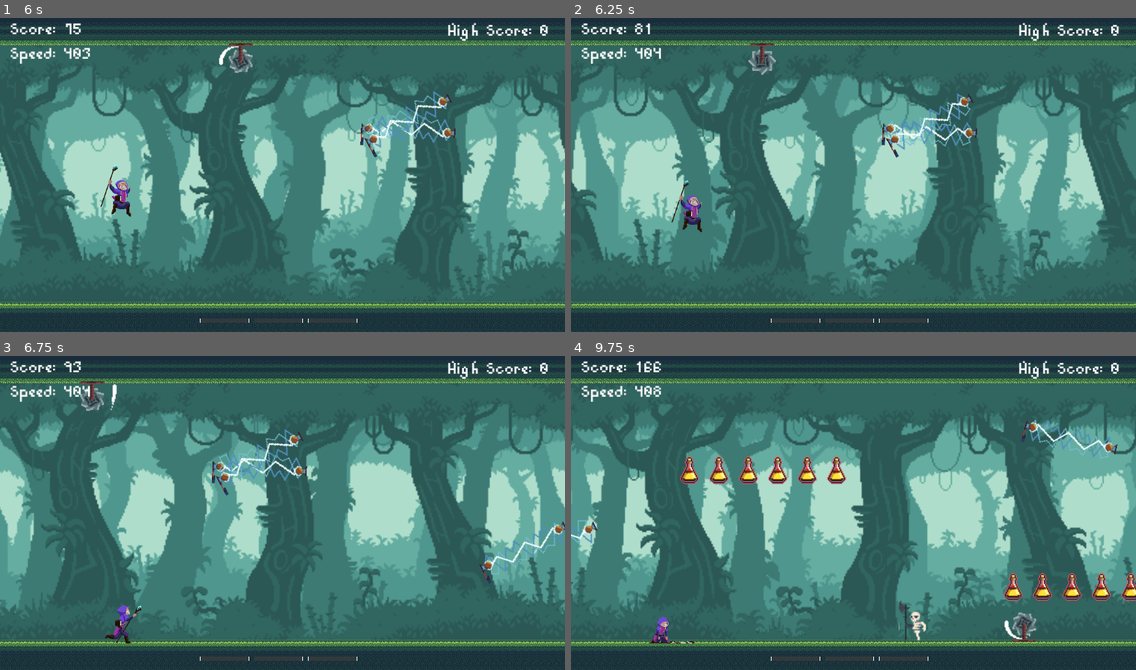
Above: before the commit, frames 1-4 (two rows, left to right).
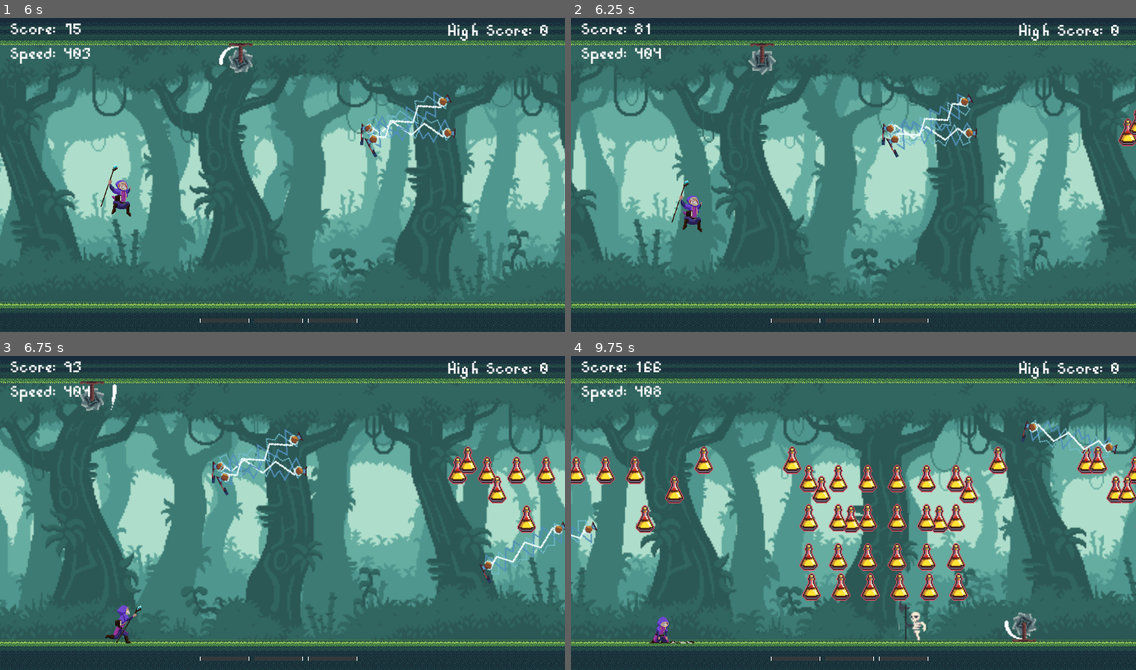
Above: after the commit, the same moments.

Repository: jerrywzy/WizardRunner
Game: Godot game, scene res://scenes/level.tscn
Two runs of this game, one before a commit and one after it. Both use one fixed random seed, a clock stepped at 60 frames per second and the inputs below.
Inputs:
- Up to frame 1 (6 s): tap Space (fly) at 0.5, 1.25, 2 s; tap F (boost) at 0.6, 1.35, 2.3, 3.05, 3.6, 4.35, 5.3 s; hold Space (fly) 2.03-2.78 s; tap Enter (start) at 2.85, 5.85 s; hold Space (fly) 5.03-5.78 s
- Up to frame 2 (6.25 s): tap F (boost) at 6.05 s
- Up to frame 3 (6.75 s): tap F (boost) at 6.6 s
- Up to frame 4 (9.75 s): tap F (boost) at 7.35, 8.3, 9.05, 9.6 s; hold Space (fly) 8.03-8.78 s; tap Enter (start) at 8.85 s

Frame 1 is identical in both runs. In frame 2, 0.2% of the frame differs, in the area x 96-100%, y 28-41%; in frame 3, 1.3%; in frame 4, 9.3%, in the area x 0-100%, y 28-78%.

Commit message:
Tightened dash finish timings

Diff:
--- a/scenes/level.tscn
+++ b/scenes/level.tscn
@@ -86,7 +86,6 @@
 autostart = true
 
 [node name="ItemTimer" type="Timer" parent="."]
-wait_time = 4.0
 autostart = true
 
 [node name="RunTimer" type="Timer" parent="."]
--- a/scripts/player.gd
+++ b/scripts/player.gd
@@ -106,9 +106,12 @@
 			await $BarrierTimer.timeout
 			# finish
 			var speed_tween_2 = get_tree().create_tween()
-			speed_tween_2.tween_property(self, "speed", current_speed, 1)
+			speed_tween_2.tween_property(self, "speed", current_speed, 1.5)
+			var barrier_tween = get_tree().create_tween()
+			barrier_tween.tween_property(barrier, "modulate:a", 0, 1.5)
 			var tween2 = get_tree().create_tween()
 			tween2.tween_property($CPUParticles2D, "modulate:a", 0, 1.5)
+			await barrier_tween.finished
 			barrier.queue_free()
 			barrier_active = false
 
